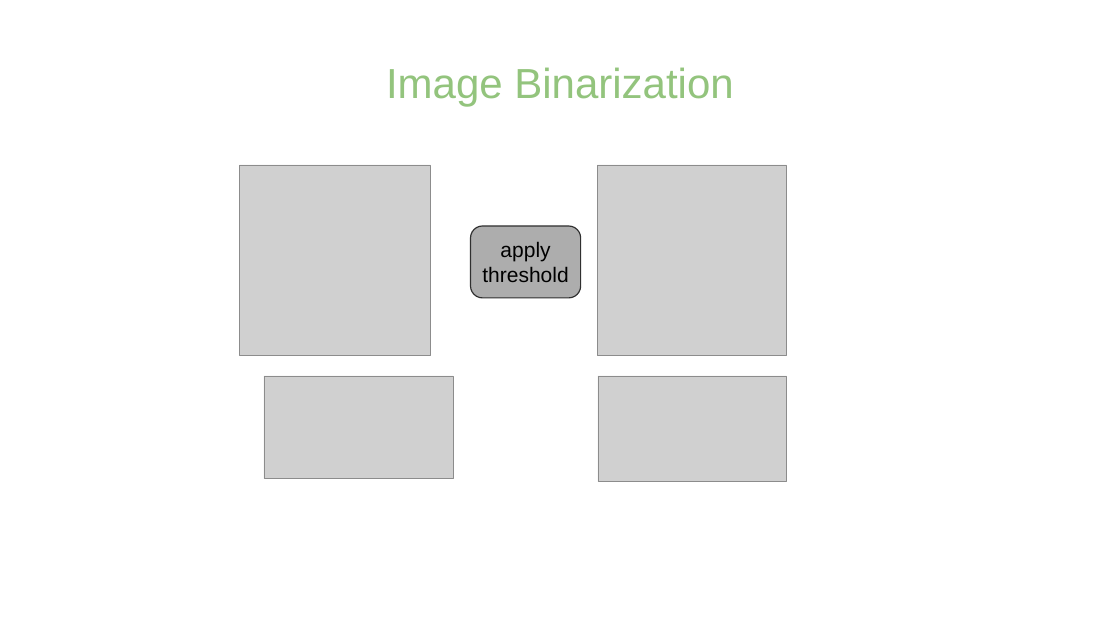
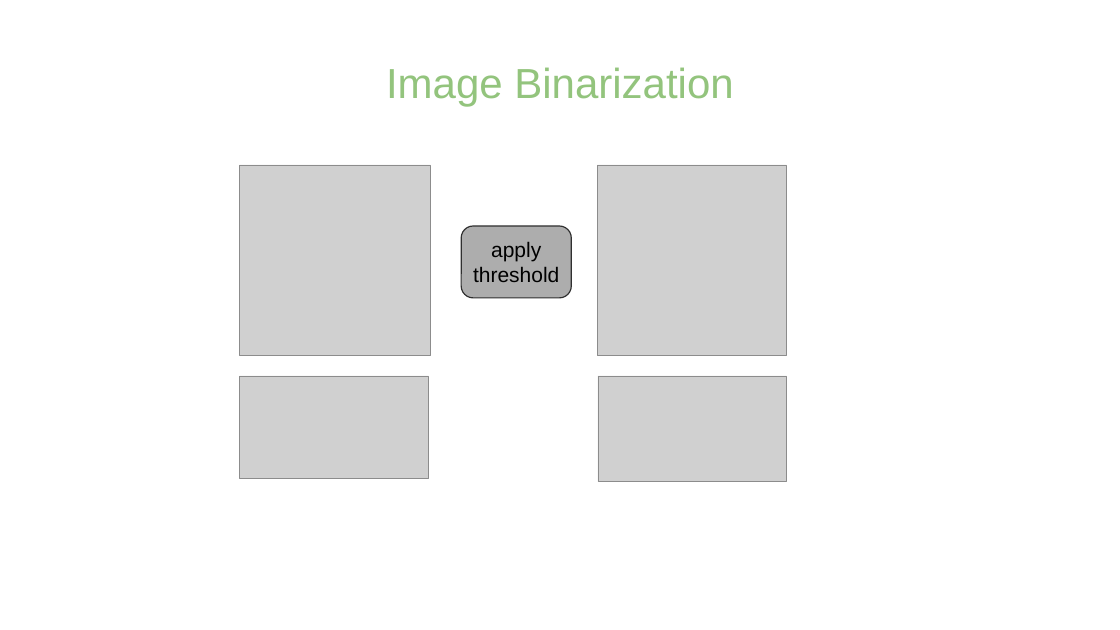
Before and after one commit to NEUBIAS/training-resources, a slide deck: slide 1 of figures/resources/binarization.pptx. Drawn at 1120x630 pixels with LibreOffice and Linux fonts; fonts in the diff are those of the drawing; grey boxes stand for pictures. Boxes give left, top, right and bottom in pixels: in the first picture for what was removed or moved away, otherwise in the second. Text is boxed around its words. In the diff, an @@ line names an element or a change of style, - is before the commit and + after.

Commit message:
Remove slice label from image

```diff
--- a/figures/resources/binarization.pptx
+++ b/figures/resources/binarization.pptx
@@ rounded rectangle "apply": place and size @@
-rounded rectangle "apply" at [470,226,580,298]
+rounded rectangle "apply" at [461,226,571,298]
@@ picture: place and size @@
-picture at [264,376,453,478]
+picture at [239,376,428,478]
```
Also in this commit, not shown: 2 other files.
